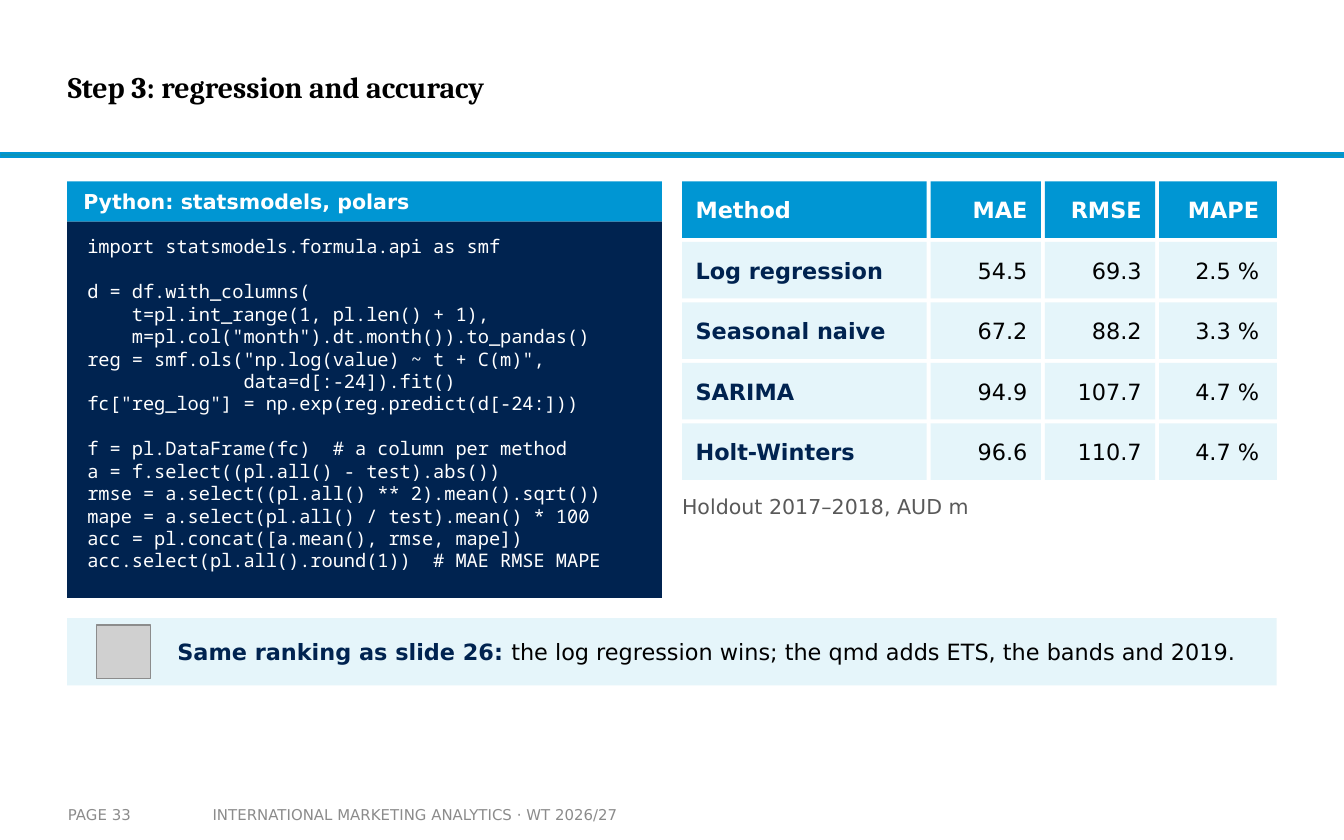
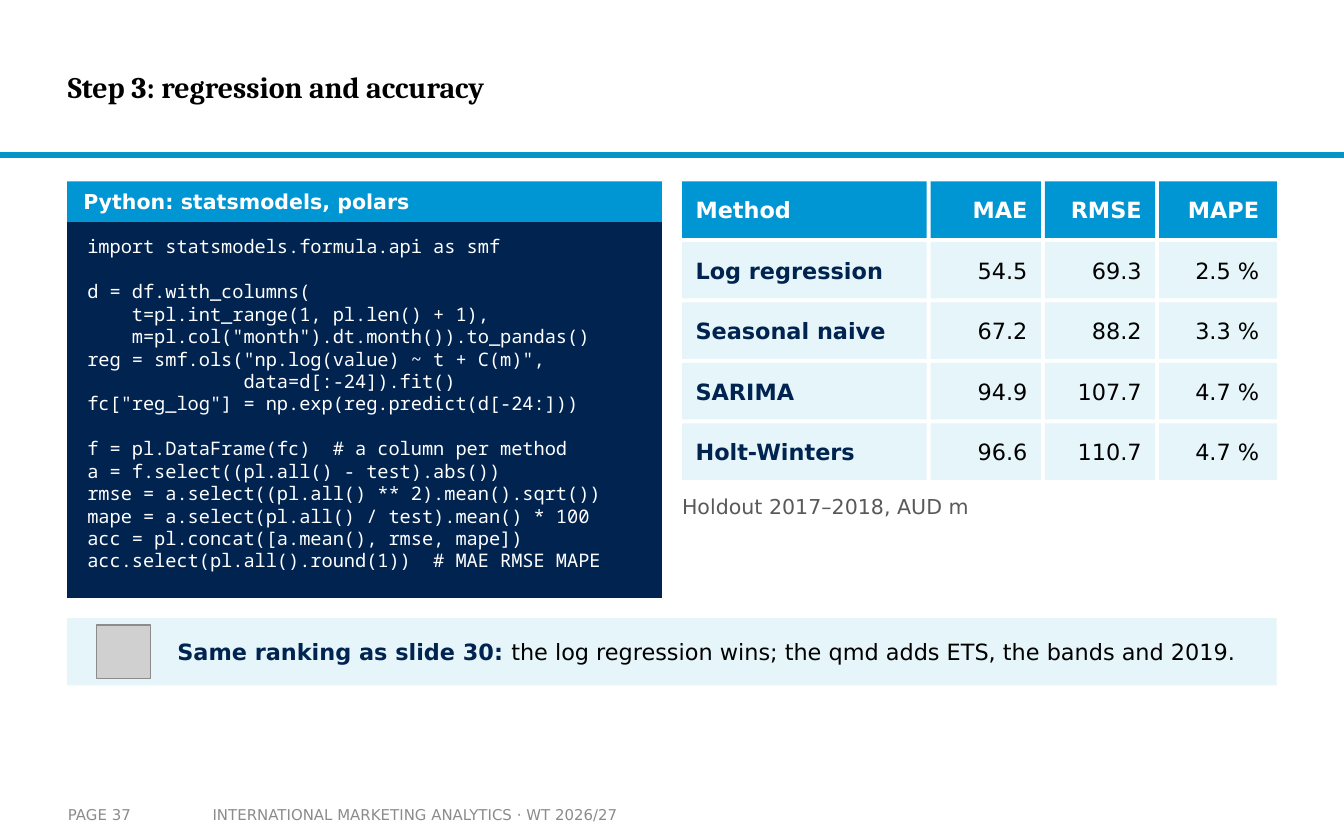
Before and after one commit to arnefloh-wu/international-marketing-analytics-teaching, a slide deck: slide 37 of slides/forecasting-and-time-series_WT26-27.pptx (slide 33 before the commit). Drawn at 1344x840 pixels with LibreOffice and Linux fonts; fonts in the diff are those of the drawing; grey boxes stand for pictures; background and template pictures are left out. Boxes give left, top, right and bottom in pixels: in the first picture for what was removed or moved away, otherwise in the second. Text is boxed around its words. In the diff, an @@ line names an element or a change of style, - is before the commit and + after.

```diff
--- a/slides/forecasting-and-time-series_WT26-27.pptx
+++ b/slides/forecasting-and-time-series_WT26-27.pptx
@@ text at <box>177,643,1235,665</box>: text changed @@
-Same ranking as slide 26: the log regression wins; the qmd adds ETS, the bands and 2019.
+Same ranking as slide 30: the log regression wins; the qmd adds ETS, the bands and 2019.
@@ page number at <box>68,809,131,820</box>: text changed @@
-PAGE 33
+PAGE 37
```
Also in this commit, not shown: 10 other slides changed, 4 slides added, 3 other files.
